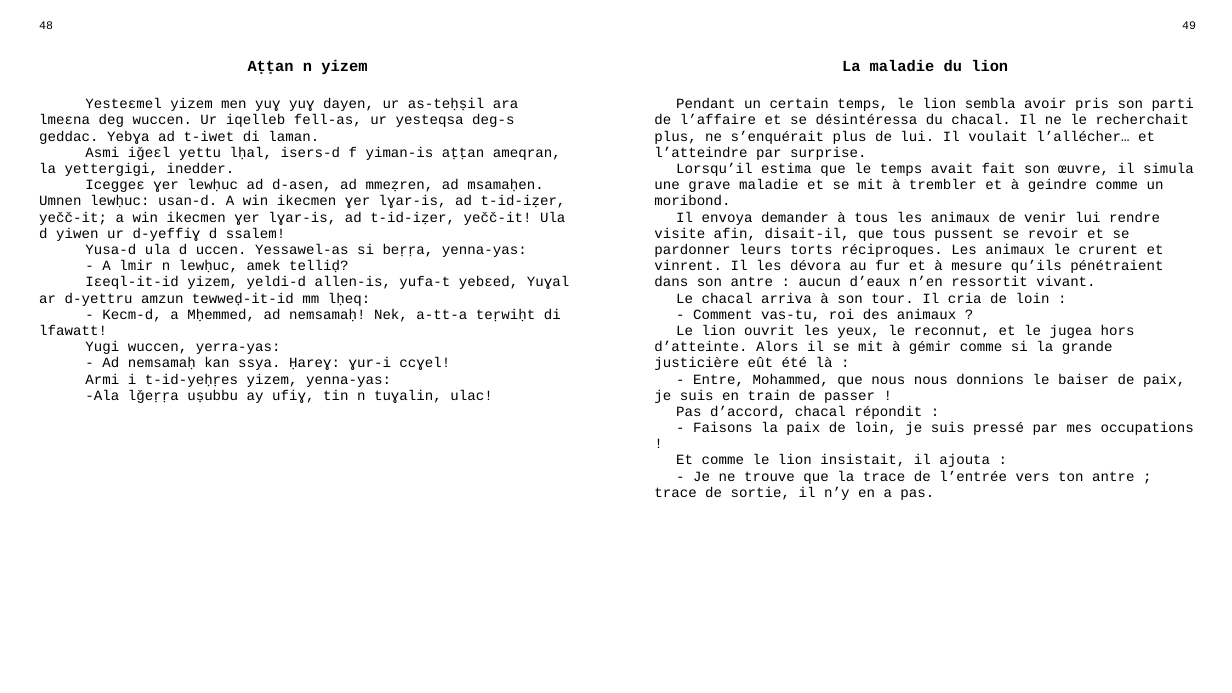
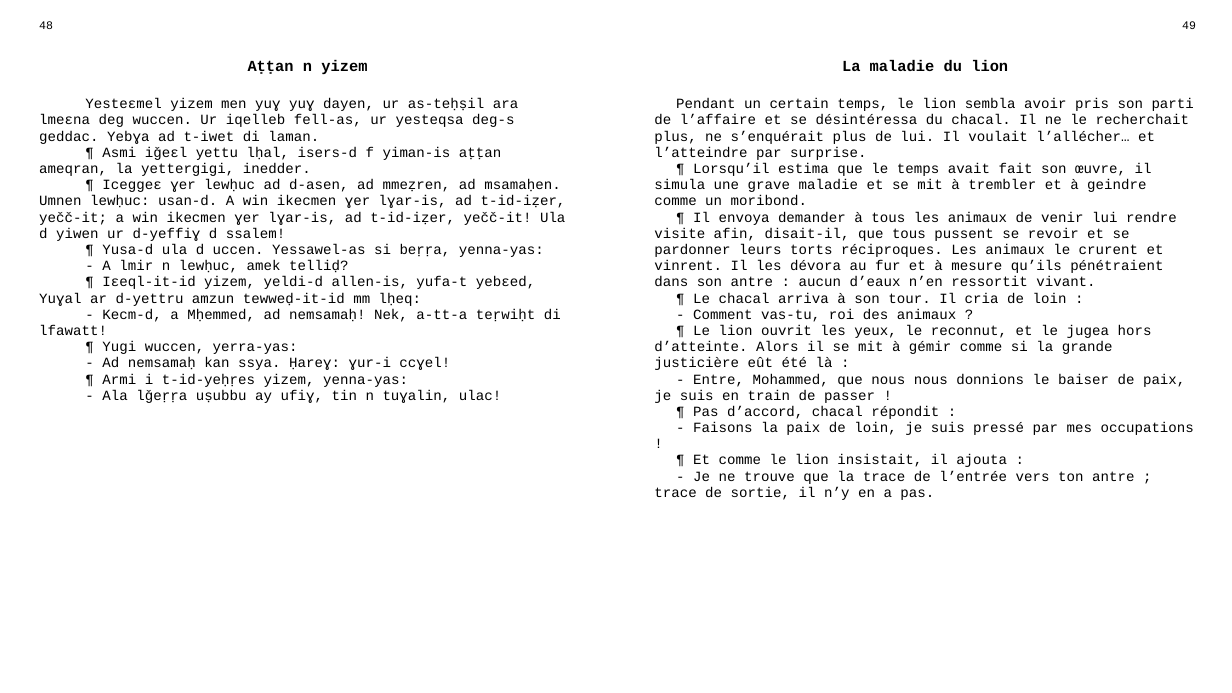
Before and after one commit to sferhah/tamacahut_n_wuccen, a slide deck: slide 18 of Uccen.ConsoleApp/uccen.pptx. Drawn at 1232x693 pixels with LibreOffice and Linux fonts; fonts in the diff are those of the drawing. Boxes give left, top, right and bottom in pixels: in the first picture for what was removed or moved away, otherwise in the second. Text is boxed around its words. In the diff, an @@ line names an element or a change of style, - is before the commit and + after.

```diff
--- a/Uccen.ConsoleApp/uccen.pptx
+++ b/Uccen.ConsoleApp/uccen.pptx
@@ table at box(30, 15, 1205, 668) @@
-row 3, column 1: Yesteɛmel yizem men yuɣ yuɣ dayen, ur as-teḥṣil ara lmeɛna deg wuccen. Ur iqelleb fell-as, ur yesteqsa deg-s geddac. Yebɣa ad t-iwet di laman. / Asmi iǧeɛl yettu lḥal, isers-d f yiman-is aṭṭan ameqran, la yettergigi, inedder. / Iceggeɛ ɣer lewḥuc ad d-asen, ad mmeẓren, ad msamaḥen. Umnen lewḥuc: usan-d. A win ikecmen ɣer lɣar-is, ad t-id-iẓer, yečč-it; a win ikecmen ɣer lɣar-is, ad t-id-iẓer, yečč-it! Ula d yiwen ur d-yeffiɣ d ssalem! / Yusa-d ula d uccen. Yessawel-as si beṛṛa, yenna-yas: / - A lmir n lewḥuc, amek telliḍ? / Iɛeql-it-id yizem, yeldi-d allen-is, yufa-t yebɛed, Yuɣal ar d-yettru amzun tewweḍ-it-id mm lḥeq: / - Kecm-d, a Mḥemmed, ad nemsamaḥ! Nek, a-tt-a teṛwiḥt di lfawatt! / Yugi wuccen, yerra-yas: / - Ad nemsamaḥ kan ssya. Ḥareɣ: ɣur-i ccɣel! / Armi i t-id-yeḥṛes yizem, yenna-yas: / -Ala lǧeṛṛa uṣubbu ay ufiɣ, tin n tuɣalin, ulac!
+row 3, column 1: Yesteɛmel yizem men yuɣ yuɣ dayen, ur as-teḥṣil ara lmeɛna deg wuccen. Ur iqelleb fell-as, ur yesteqsa deg-s geddac. Yebɣa ad t-iwet di laman. / ¶ Asmi iǧeɛl yettu lḥal, isers-d f yiman-is aṭṭan ameqran, la yettergigi, inedder. / ¶ Iceggeɛ ɣer lewḥuc ad d-asen, ad mmeẓren, ad msamaḥen. Umnen lewḥuc: usan-d. A win ikecmen ɣer lɣar-is, ad t-id-iẓer, yečč-it; a win ikecmen ɣer lɣar-is, ad t-id-iẓer, yečč-it! Ula d yiwen ur d-yeffiɣ d ssalem! / ¶ Yusa-d ula d uccen. Yessawel-as si beṛṛa, yenna-yas: / - A lmir n lewḥuc, amek telliḍ? / ¶ Iɛeql-it-id yizem, yeldi-d allen-is, yufa-t yebɛed, Yuɣal ar d-yettru amzun tewweḍ-it-id mm lḥeq: / - Kecm-d, a Mḥemmed, ad nemsamaḥ! Nek, a-tt-a teṛwiḥt di lfawatt! / ¶ Yugi wuccen, yerra-yas: / - Ad nemsamaḥ kan ssya. Ḥareɣ: ɣur-i ccɣel! / ¶ Armi i t-id-yeḥṛes yizem, yenna-yas: / - Ala lǧeṛṛa uṣubbu ay ufiɣ, tin n tuɣalin, ulac!
-row 3, column 3: Pendant un certain temps, le lion sembla avoir pris son parti de l’affaire et se désintéressa du chacal. Il ne le recherchait plus, ne s’enquérait plus de lui. Il voulait l’allécher… et l’atteindre par surprise. / Lorsqu’il estima que le temps avait fait son œuvre, il simula une grave maladie et se mit à trembler et à geindre comme un moribond. / Il envoya demander à tous les animaux de venir lui rendre visite afin, disait-il, que tous pussent se revoir et se pardonner leurs torts réciproques. Les animaux le crurent et vinrent. Il les dévora au fur et à mesure qu’ils pénétraient dans son antre : aucun d’eaux n’en ressortit vivant. / Le chacal arriva à son tour. Il cria de loin : / - Comment vas-tu, roi des animaux ? / Le lion ouvrit les yeux, le reconnut, et le jugea hors d’atteinte. Alors il se mit à gémir comme si la grande justicière eût été là : / - Entre, Mohammed, que nous nous donnions le baiser de paix, je suis en train de passer ! / Pas d’accord, chacal répondit : / - Faisons la paix de loin, je suis pressé par mes occupations ! / Et comme le lion insistait, il ajouta : / - Je ne trouve que la trace de l’entrée vers ton antre ; trace de sortie, il n’y en a pas.
+row 3, column 3: Pendant un certain temps, le lion sembla avoir pris son parti de l’affaire et se désintéressa du chacal. Il ne le recherchait plus, ne s’enquérait plus de lui. Il voulait l’allécher… et l’atteindre par surprise. / ¶ Lorsqu’il estima que le temps avait fait son œuvre, il simula une grave maladie et se mit à trembler et à geindre comme un moribond. / ¶ Il envoya demander à tous les animaux de venir lui rendre visite afin, disait-il, que tous pussent se revoir et se pardonner leurs torts réciproques. Les animaux le crurent et vinrent. Il les dévora au fur et à mesure qu’ils pénétraient dans son antre : aucun d’eaux n’en ressortit vivant. / ¶ Le chacal arriva à son tour. Il cria de loin : / - Comment vas-tu, roi des animaux ? / ¶ Le lion ouvrit les yeux, le reconnut, et le jugea hors d’atteinte. Alors il se mit à gémir comme si la grande justicière eût été là : / - Entre, Mohammed, que nous nous donnions le baiser de paix, je suis en train de passer ! / ¶ Pas d’accord, chacal répondit : / - Faisons la paix de loin, je suis pressé par mes occupations ! / ¶ Et comme le lion insistait, il ajouta : / - Je ne trouve que la trace de l’entrée vers ton antre ; trace de sortie, il n’y en a pas.
```
Also in this commit, not shown: 3 other slides changed, 1 other file.
